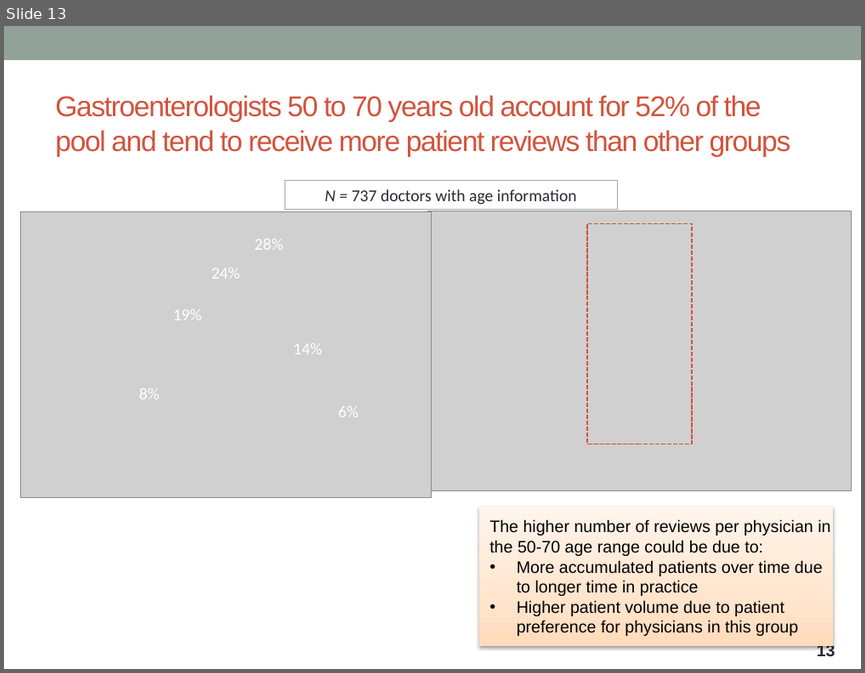
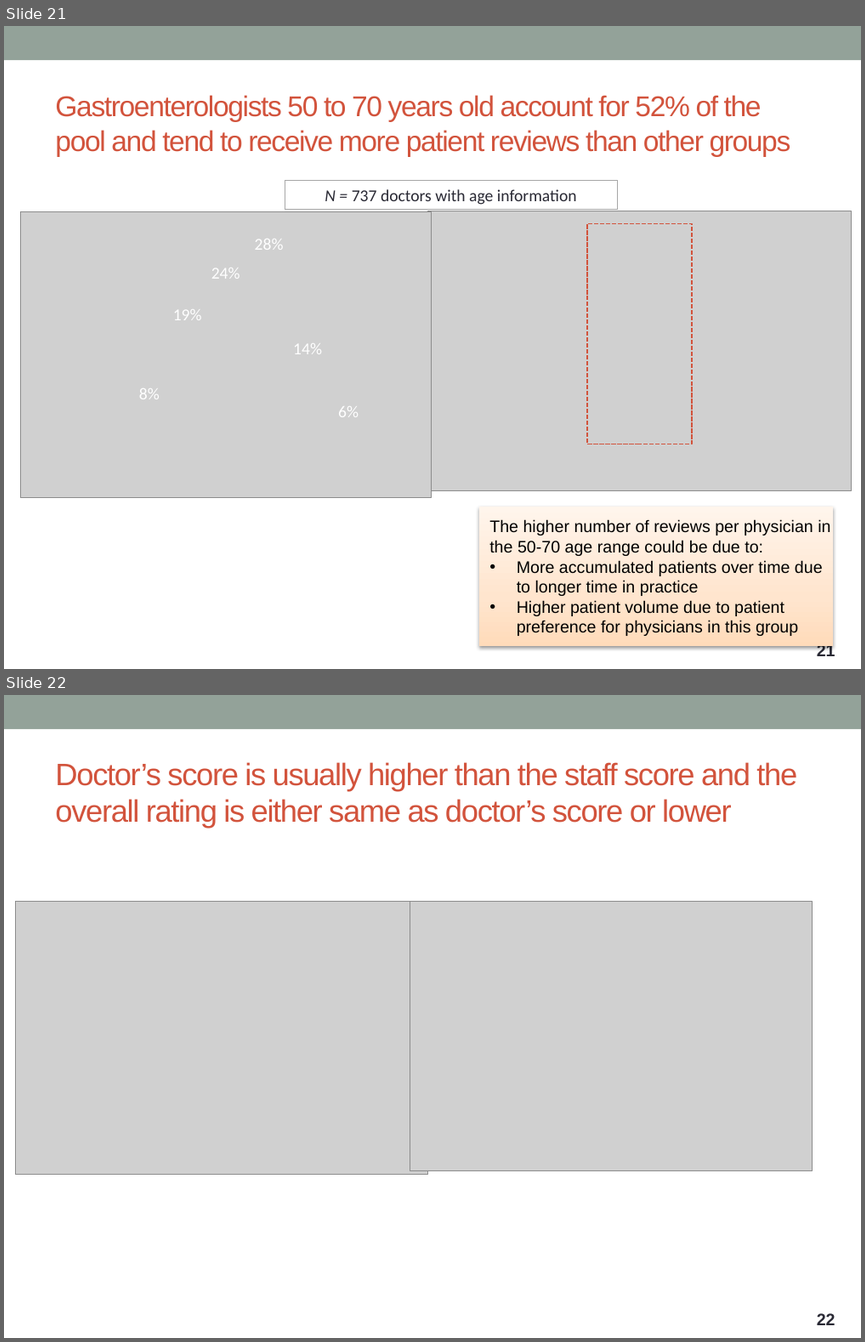
Before and after one commit to ntdsyq/webscraping_healthgrades, a slide deck: 2019-01-28 Webscraping project presentation (healthgrades physician reviews).pptx. Shown one above the other, each under a label of ours: slide 13 before the commit, slides 21 and 22 after it. The pictures are 865x673 and 865x1342 pixels, drawn with LibreOffice and Linux fonts; fonts in the diff are those of the drawing; grey boxes stand for pictures. Boxes give left, top, right and bottom in pixels: in the first picture for what was removed or moved away, otherwise in the second. Text is boxed around its words. In the diff, an @@ line names an element or a change of style, - is before the commit and + after.

```diff
--- a/2019-01-28 Webscraping project presentation (healthgrades physician reviews).pptx
+++ b/2019-01-28 Webscraping project presentation (healthgrades physician reviews).pptx
@@ slide 22 added at (4,695,861,1338), background #FFFFFF; not listed: 2 template elements that a slide beside it also shows @@
@@ title added at (55,762,797,828), 26 pt, text #D2533C @@
+Doctor’s score is usually higher than the staff score and the overall rating is either same as doctor’s score or lower
@@ picture added at (16,902,427,1174) @@
@@ picture added at (410,902,812,1170) @@
@@ what was slide 13 is now slide 21 @@
@@ page number at (817,643,835,656): text changed @@
-13
+21
```
Also in this commit, not shown: 4 slides changed, 3 other slides added, 9 other files.
